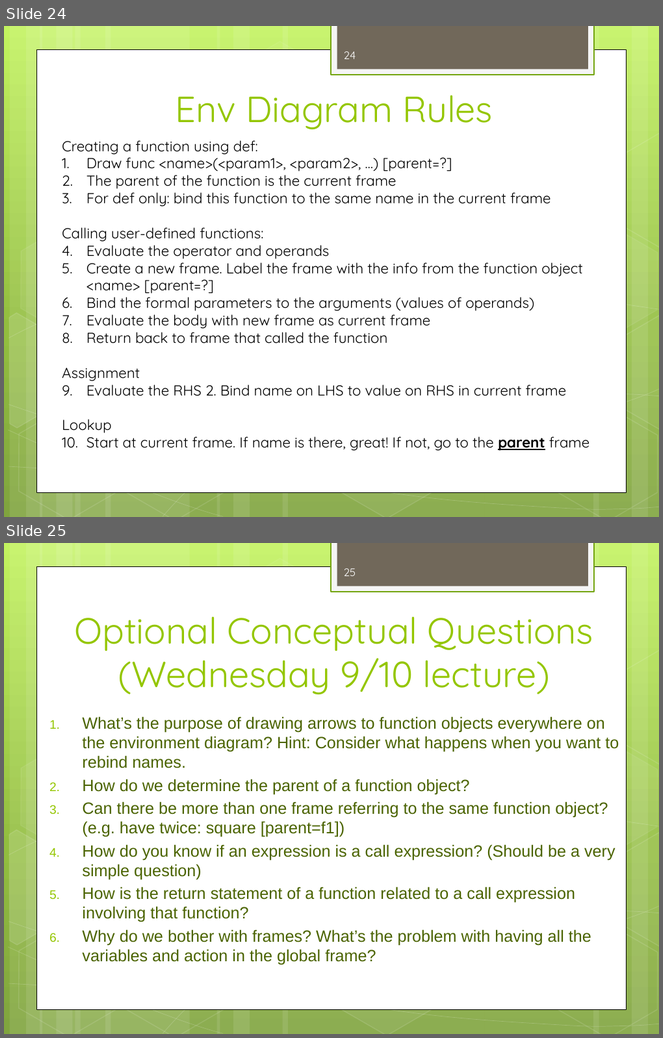
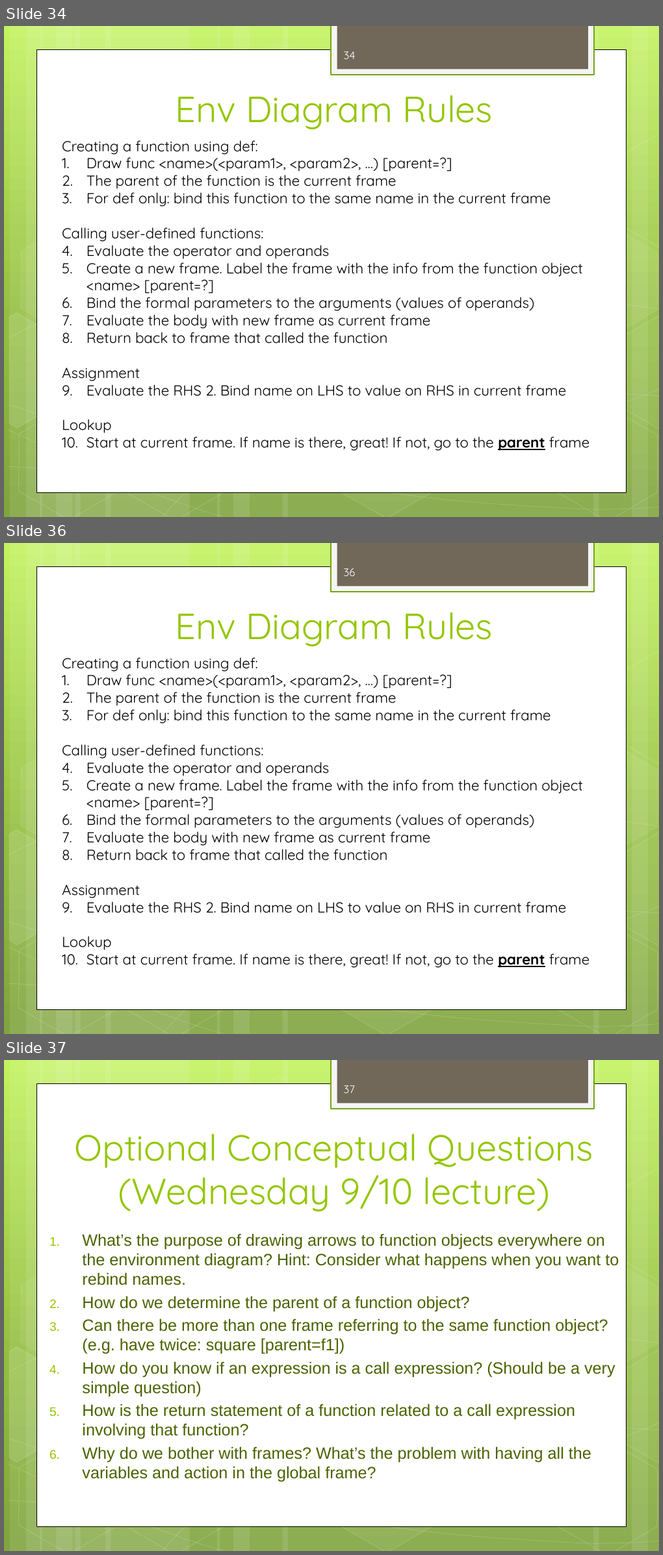
Before and after one commit to dicksontsai/dicksontsai.github.io, a slide deck: cs61a/discussion/disc2.pptx. Shown one above the other, each under a label of ours: slides 24 and 25 before the commit, slides 34, 36 and 37 after it; the slides between them are not shown. The pictures are 663x1038 and 663x1555 pixels, drawn with LibreOffice and Linux fonts; fonts in the diff are those of the drawing. Boxes give left, top, right and bottom in pixels: in the first picture for what was removed or moved away, otherwise in the second. Text is boxed around its words. In the diff, an @@ line names an element or a change of style, - is before the commit and + after.

```diff
--- a/cs61a/discussion/disc2.pptx
+++ b/cs61a/discussion/disc2.pptx
@@ slide 36 added at [4,543,659,1034], background gradient #C3F35F to #93BF3F to #81A53E; not listed: 31 template elements that a slide beside it also shows @@
@@ page number added at [344,568,356,576], 12 pt, text #FEFEFE @@
+36
@@ title added at [175,612,493,647], 40 pt, text #94C600 @@
+Env Diagram Rules
@@ text added at [62,657,590,968], 16 pt, text #000000 @@
+Creating a function using def:
+1. Draw func <name>(<param1>, <param2>, …) [parent=?]
+2. The parent of the function is the current frame
+3. For def only: bind this function to the same name in the current frame
+Calling user-defined functions:
+1. Evaluate the operator and operands
+2. Create a new frame. Label the frame with the info from the function object <name> [parent=?]
+3. Bind the formal parameters to the arguments (values of operands)
+4. Evaluate the body with new frame as current frame
+5. Return back to frame that called the function
+Assignment
+1. Evaluate the RHS 2. Bind name on LHS to value on RHS in current frame
+Lookup
+1. Start at current frame. If name is there, great! If not, go to the parent frame
@@ what was slide 24 is now slide 34 @@
@@ page number at [344,51,356,59]: text changed @@
-24
+34
@@ what was slide 25 is now slide 37 @@
@@ page number at [344,1085,355,1093]: text changed @@
-25
+37
```
Also in this commit, not shown: 4 slides changed, 12 other slides added, 1 slide removed, 2 other files.
